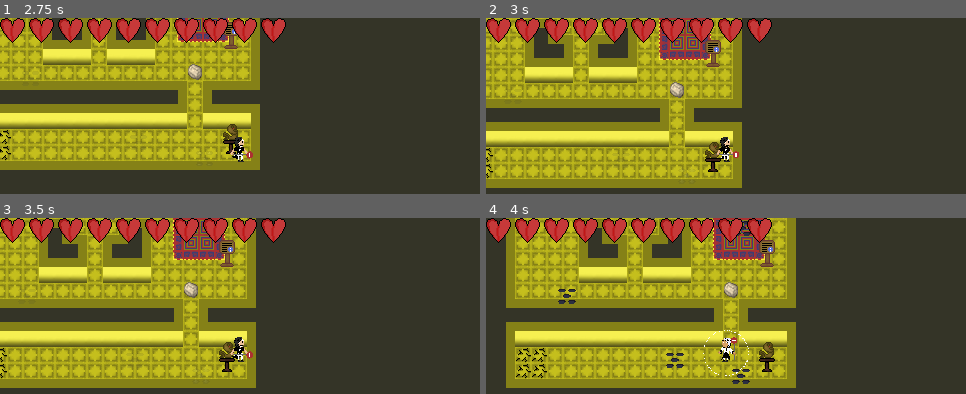
Above: before the commit, frames 1-4 (two rows, left to right).
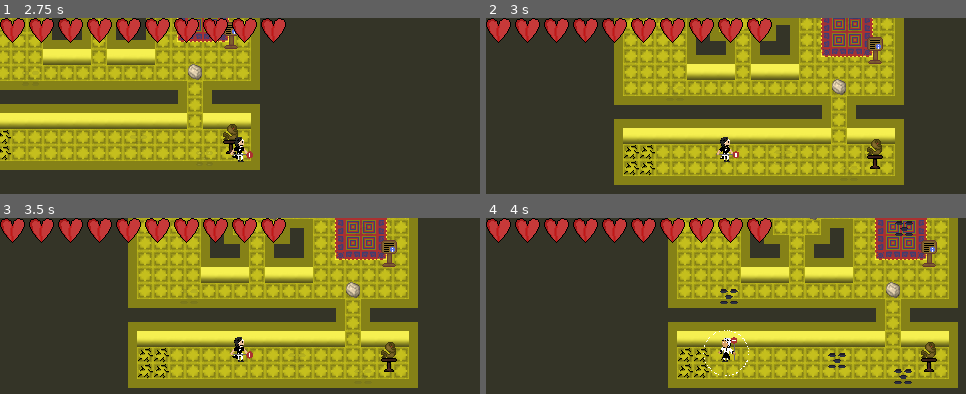
Above: after the commit, the same moments.

Repository: geniusbat/GameJam
Game: Godot game, scene res://Levels/Movable levels/Movable level 3.tscn
Same seed, same stepped clock (60 frames per second), same inputs: the game is played once before the commit and once after it. This scene is started directly instead of the project's main scene. The engine's default icon, where the game draws it, is replaced by a stand-in: a white triangle on a blue panel in a dark square.
Inputs (mouse positions are in pixels of both pictures, inside the frame that each line leads up to):
- Up to frame 1 (2.75 s): move the mouse to (345, 139) at 0.52 s; press the mouse at (345, 139) at 0.53 s; hold D (move_right) 0.53-1.28 s; move the mouse to (144, 165) at 1.27 s; release the mouse at (144, 165) at 1.28 s; hold S (move_down) 1.28-2.03 s; tap F (change) at 1.35 s; move the mouse to (288, 93) at 2.02 s; hold D (move_right) from 2.03 s (still down); hold Shift (dash) from 2.03 s (still down)
- Up to frame 2 (3 s): move the mouse to (outside the picture) at 2.77 s; release D (move_right) at 2.78 s; release Shift (dash) at 2.78 s; hold W (move_up) from 2.78 s (still down); click (outside the picture) at 2.85 s
- Up to frame 3 (3.5 s): keep holding W (move_up)
- Up to frame 4 (4 s): move the mouse to (870, 393) at 3.52 s; release W (move_up) at 3.53 s; hold A (move_left) from 3.53 s (still down); hold F (change) from 3.53 s (still down)

Frame 1 is identical in both runs. In frame 2, 62% of the frame differs, in the area x 0-88%, y 0-97%; in frame 3, 59%; in frame 4, 66%, in the area x 4-99%, y 0-97%.
Error before the commit: Attempt to call function 'play' in base 'null instance' on a null instance. (res://Assets/Scripts/Door.gd:19)

Commit message:
Arreglao

Diff:
--- a/Assets/Scripts/InteractableClass.gd
+++ b/Assets/Scripts/InteractableClass.gd
@@ -32,17 +32,17 @@
 func MatchText():
 	if RightPersonality():
 		descriptionGUI.text=description
-		descriptionGUI.rect_size=Vector2(182,descriptionGUI.get_content_height())
+		#descriptionGUI.rect_size=Vector2(182,descriptionGUI.get_content_height())
 		descriptionGUI.visible=true
 	else:
 		if otherDescription=="":
 			descriptionGUI.text=description
-			descriptionGUI.rect_size=Vector2(182,descriptionGUI.get_content_height())
+			#descriptionGUI.rect_size=Vector2(182,descriptionGUI.get_content_height())
 			descriptionGUI.visible=false
 		else:
 #			descriptionGUI.rect_size=Vector2(150,56)
 			descriptionGUI.text=otherDescription
-			descriptionGUI.rect_size=Vector2(182,descriptionGUI.get_content_height())
+			#descriptionGUI.rect_size=Vector2(182,descriptionGUI.get_content_height())
 			descriptionGUI.visible=true
 
 #Check if interacting with the character set with "requireCharacter"
--- a/Objects/Player/DescriptionGUI.tscn
+++ b/Objects/Player/DescriptionGUI.tscn
@@ -15,6 +15,7 @@
 fdasfdsafdsa
 fdasfdsa
 fdasfdsa"
+fit_content_height = true
 scroll_active = false
 __meta__ = {
 "_edit_use_anchors_": true
--- a/Objects/Statue.tscn
+++ b/Objects/Statue.tscn
@@ -1,7 +1,8 @@
-[gd_scene load_steps=5 format=2]
+[gd_scene load_steps=6 format=2]
 
 [ext_resource path="res://Assets/Scripts/Door.gd" type="Script" id=1]
 [ext_resource path="res://Assets/Sprites/tilemap/statue.png" type="Texture" id=2]
+[ext_resource path="res://Assets/Audio/puerta.mp3" type="AudioStream" id=3]
 
 [sub_resource type="RectangleShape2D" id=1]
 extents = Vector2( 8, 8 )
@@ -31,3 +32,7 @@
 
 [node name="CollisionShape2D" type="CollisionShape2D" parent="algoRandom"]
 shape = SubResource( 2 )
+
+[node name="AudioStreamPlayer" type="AudioStreamPlayer" parent="."]
+stream = ExtResource( 3 )
+volume_db = -7.0
